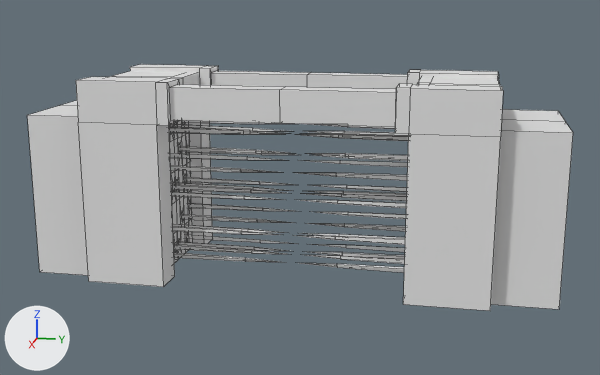
What one commit did to the FBX model KJam May 2020/Assets/ArtAssets/3D-Models/KJ_ZL_Wall_Gateway_Booby_Trap_01.fbx.
Camera for both pictures: a camera (50 mm lens) standing at (12.41, 0.53, 4.43) and looking at (0.04, -1.94, 1.34). Lighting does not change. The marker at lower left points along +X, +Y and +Z. Mesh edges are drawn as thin lines. Where no turn or scale is listed for an object, it has been applied to the vertices.

Names of what the first picture shows: 'KJ_ZL_Wall_Gateway_Booby_Trap_01'.
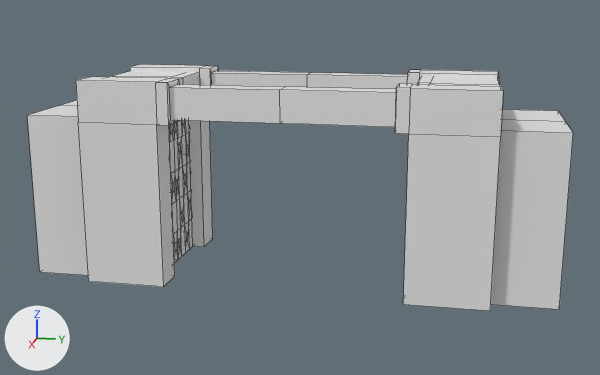
Commit message: fixed the booby trap gate

What differs and where, as boxes (x1, y1, x2, y2) in the pictures (600 x 375 px):
```json
{"part": 1, "of": "me_cube_075", "change": "deleted", "before": [169, 120, 409, 273]}
```

Scene script edits in JSON lines:
```json
{"block": "me_cube_075", "where": "# used by ob_kj_zl_wall_gateway_booby_trap_01; location = (0.0, -2.0, 0.0)"}
{"op": "remove", "block": "me_cube_075", "code": "me_cube_075.from_pydata(...)  # 924 vertices, 864 faces; spans x -1.24..1.24, y -3.94..3.94, z 0.0..3.07"}
{"op": "add", "block": "me_cube_075", "code": "me_cube_075.from_pydata(...)  # 564 vertices, 504 faces; spans x -1.24..1.24, y -3.94..3.94, z 0.0..3.07"}
{"block": "me_cube_075", "change": "me_cube_075 part 1: 40 loose pieces with 360 vertices, spanning x -0.71..0.71, y -2.42..2.42, z 0.2..2.29, are deleted"}
```
